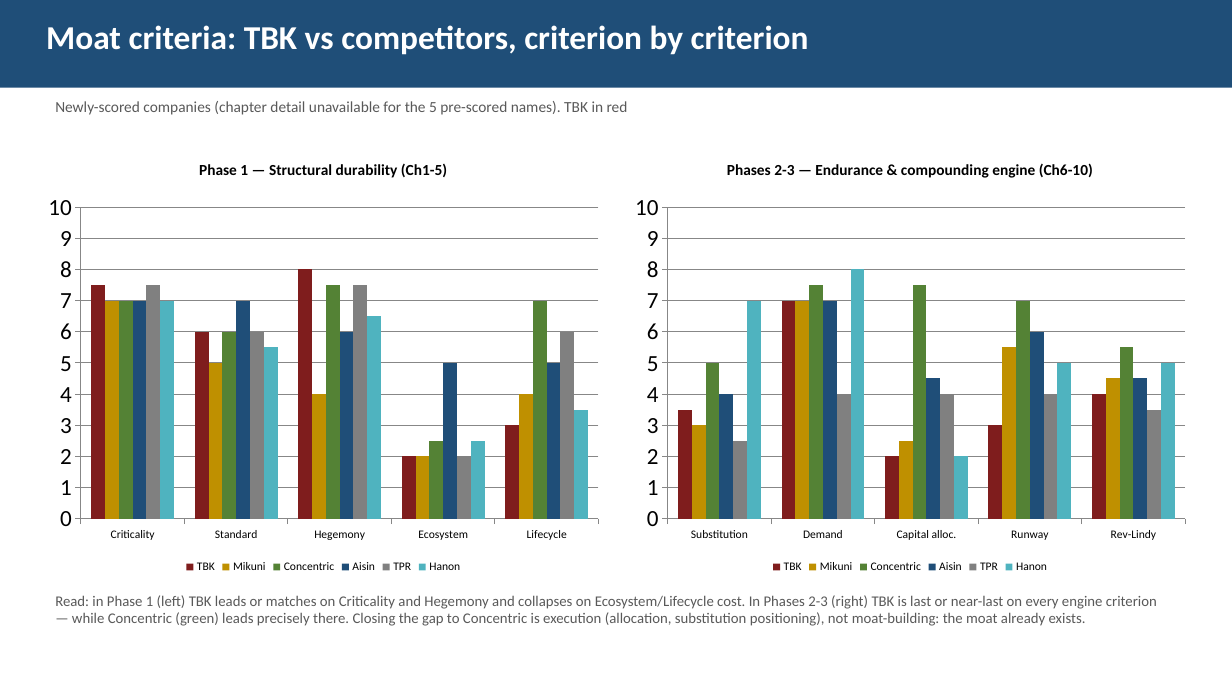
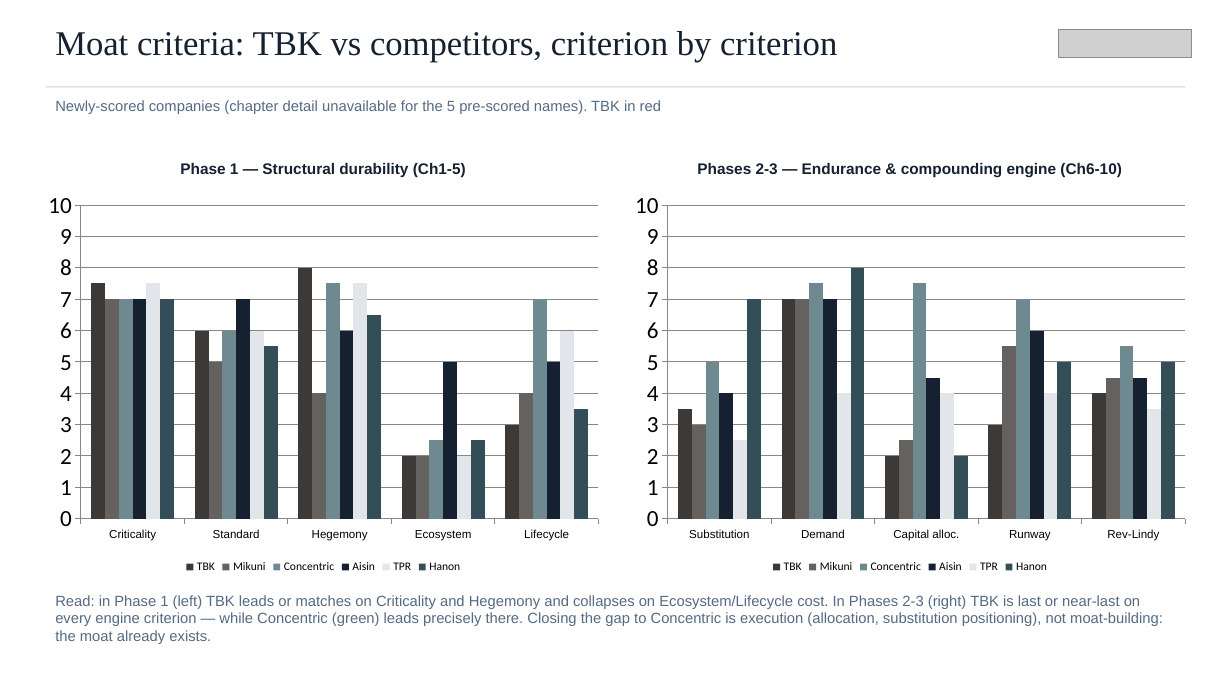
Before and after one commit to charette-lab/Claude, a slide deck: slide 25 of TBK_rd_gap_slides.pptx. Drawn at 1232x693 pixels with LibreOffice and Linux fonts; fonts in the diff are those of the drawing; grey boxes stand for pictures. Boxes give left, top, right and bottom in pixels: in the first picture for what was removed or moved away, otherwise in the second. Text is boxed around its words. In the diff, an @@ line names an element or a change of style, - is before the commit and + after.

```diff
--- a/TBK_rd_gap_slides.pptx
+++ b/TBK_rd_gap_slides.pptx
@@ text "Moat criteria: TBK vs competitors, ...": place and size @@
-text "Moat criteria: TBK vs competitors, ..." at box(0, 0, 1232, 88)
+text "Moat criteria: TBK vs competitors, ..." at box(55, 31, 837, 62)
@@ text "Moat criteria: TBK vs competitors, ..." at box(55, 31, 837, 62): size 26 to 27 pt, font Calibri to Times New Roman, text colour #FFFFFF to #152130, bold off; fill #1F4E78 to none @@
@@ picture added at box(1058, 30, 1192, 57) @@
@@ rectangle added at box(46, 86, 1186, 88), fill #E2E5E9 @@
@@ text "Newly-scored companies (chapter detail unavailable ..." at box(55, 100, 661, 114): size 12 to 11.5 pt, font Calibri to Arial, text colour #595959 to #556A83 @@
@@ column chart at box(37, 143, 610, 578) @@
@@ colour of TBK #7F1D1D to #3C3937 @@
@@ colour of Mikuni #BF9000 to #64615E @@
@@ colour of Concentric #548235 to #6F8990 @@
@@ colour of Aisin #1F4E78 to #152130 @@
@@ colour of TPR #808080 to #E2E5E9 @@
@@ colour of Hanon #4FB3BF to #334E57 @@
@@ category axis changed @@
@@ column chart at box(624, 143, 1197, 578) @@
@@ colour of TBK #7F1D1D to #3C3937 @@
@@ colour of Mikuni #BF9000 to #64615E @@
@@ colour of Concentric #548235 to #6F8990 @@
@@ colour of Aisin #1F4E78 to #152130 @@
@@ colour of TPR #808080 to #E2E5E9 @@
@@ colour of Hanon #4FB3BF to #334E57 @@
@@ category axis changed @@
@@ text "Read: in Phase 1 (left) ..." at box(55, 595, 1163, 644): font Calibri to Arial, text colour #595959 to #556A83 @@
```
Also in this commit, not shown: 26 other slides changed, 3 other files.
